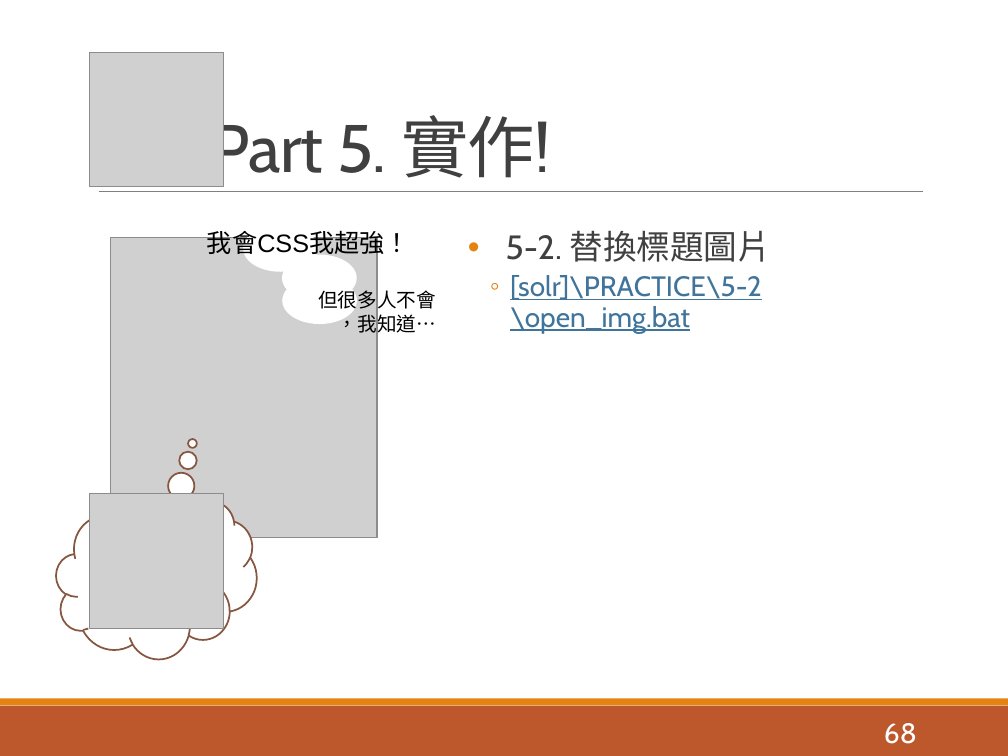
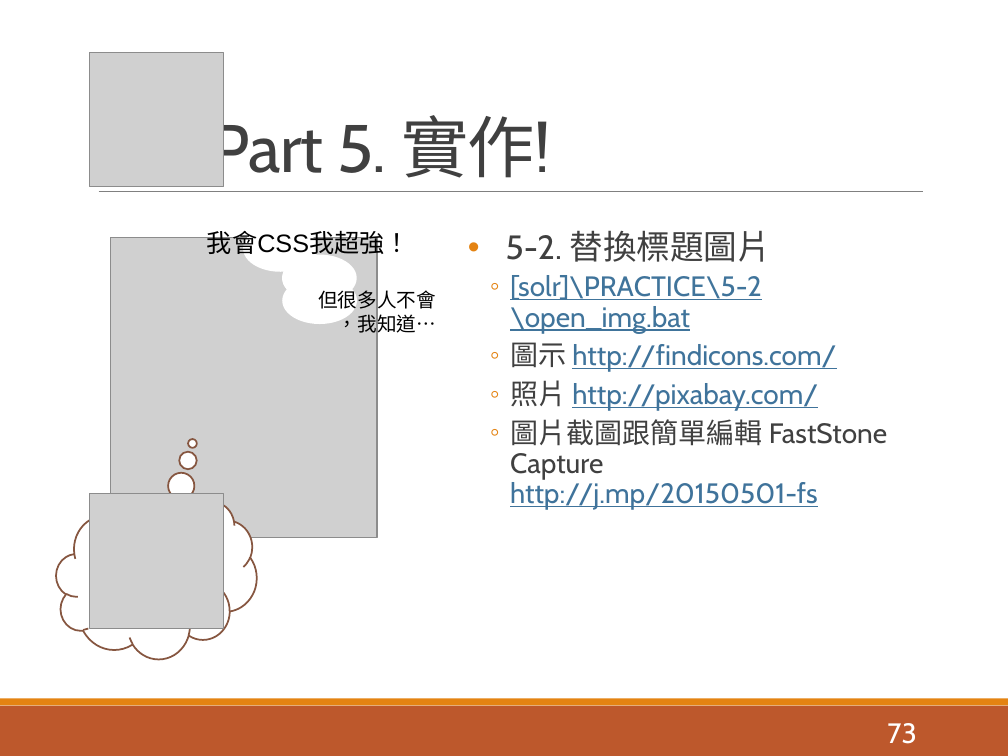
Before and after one commit to pulipulichen/ir-practice-solr, a slide deck: slide 73 of Apache Solr教學介紹.pptx (slide 68 before the commit). Drawn at 1008x756 pixels with LibreOffice and Linux fonts; fonts in the diff are those of the drawing; grey boxes stand for pictures. Boxes give left, top, right and bottom in pixels: in the first picture for what was removed or moved away, otherwise in the second. Text is boxed around its words. In the diff, an @@ line names an element or a change of style, - is before the commit and + after.

```diff
--- a/Apache Solr教學介紹.pptx
+++ b/Apache Solr教學介紹.pptx
@@ text at bbox=[510, 342, 887, 510]: paragraphs added @@
+  ◦ 圖示 http://findicons.com/
+  ◦ 照片 http://pixabay.com/
+  ◦ 圖片截圖跟簡單編輯 FastStone Capture
+    http://j.mp/20150501-fs
@@ page number at bbox=[887, 723, 916, 744]: text changed @@
-68
+73
```
Also in this commit, not shown: 5 other slides changed, 5 slides added, 6 other files.
